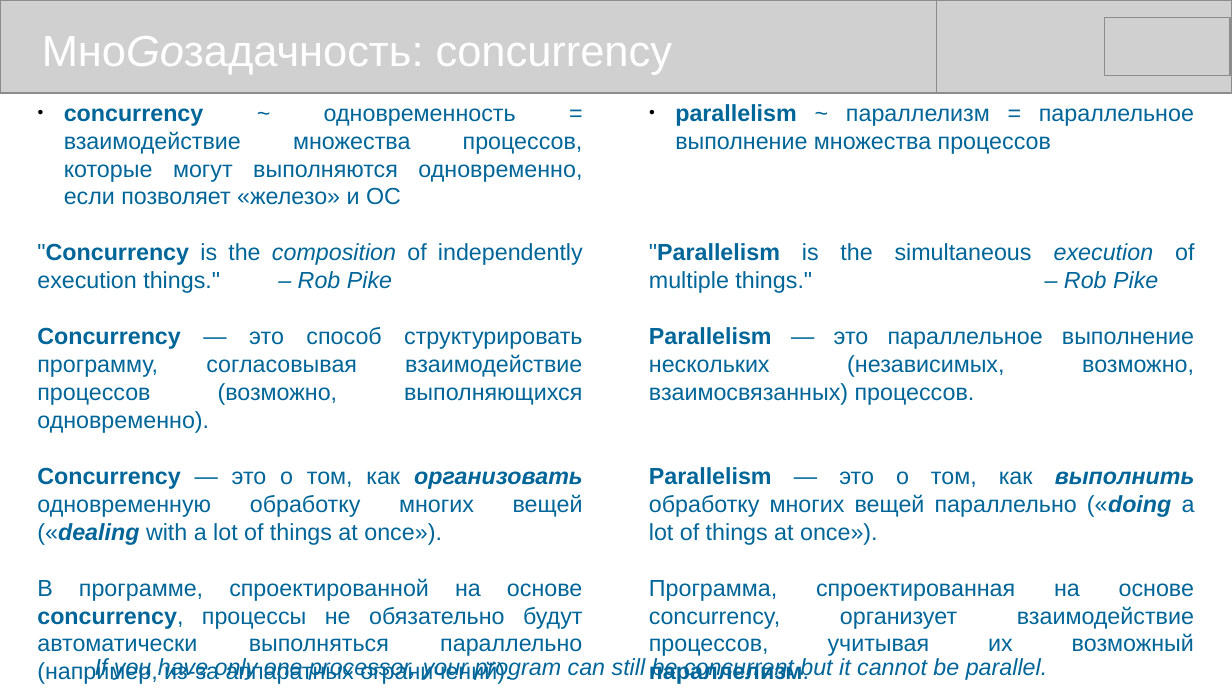
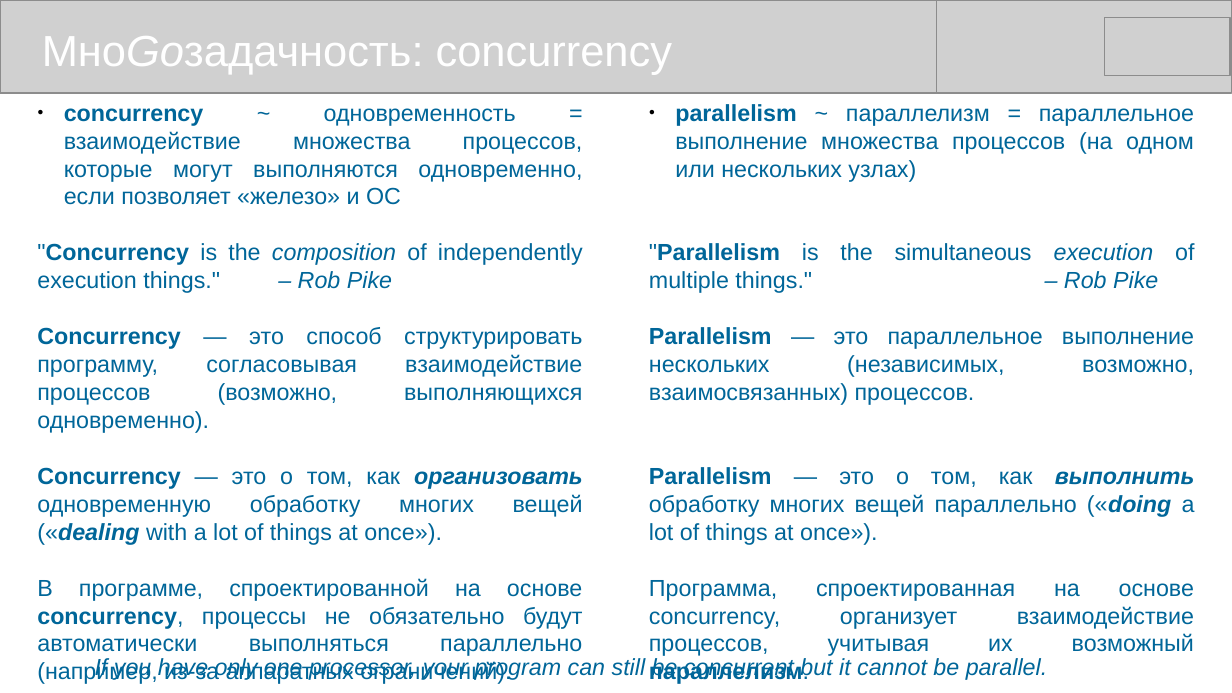
Before and after one commit to mike-shock/Go_language, a slide deck: slide 37 of Go_Preview.odp. Drawn at 1232x693 pixels with LibreOffice and Linux fonts; fonts in the diff are those of the drawing; grey boxes stand for pictures. Boxes give left, top, right and bottom in pixels: in the first picture for what was removed or moved away, otherwise in the second. Text is boxed around its words. In the diff, an @@ line names an element or a change of style, - is before the commit and + after.

```diff
--- a/Go_Preview.odp
+++ b/Go_Preview.odp
@@ text at [675,104,1194,182]: text changed @@
-● parallelism ~ параллелизм = параллельное выполнение множества процессов
+● parallelism ~ параллелизм = параллельное выполнение множества процессов (на одном или нескольких узлах)
```
Also in this commit, not shown: 10 other slides changed, 1 other file.
